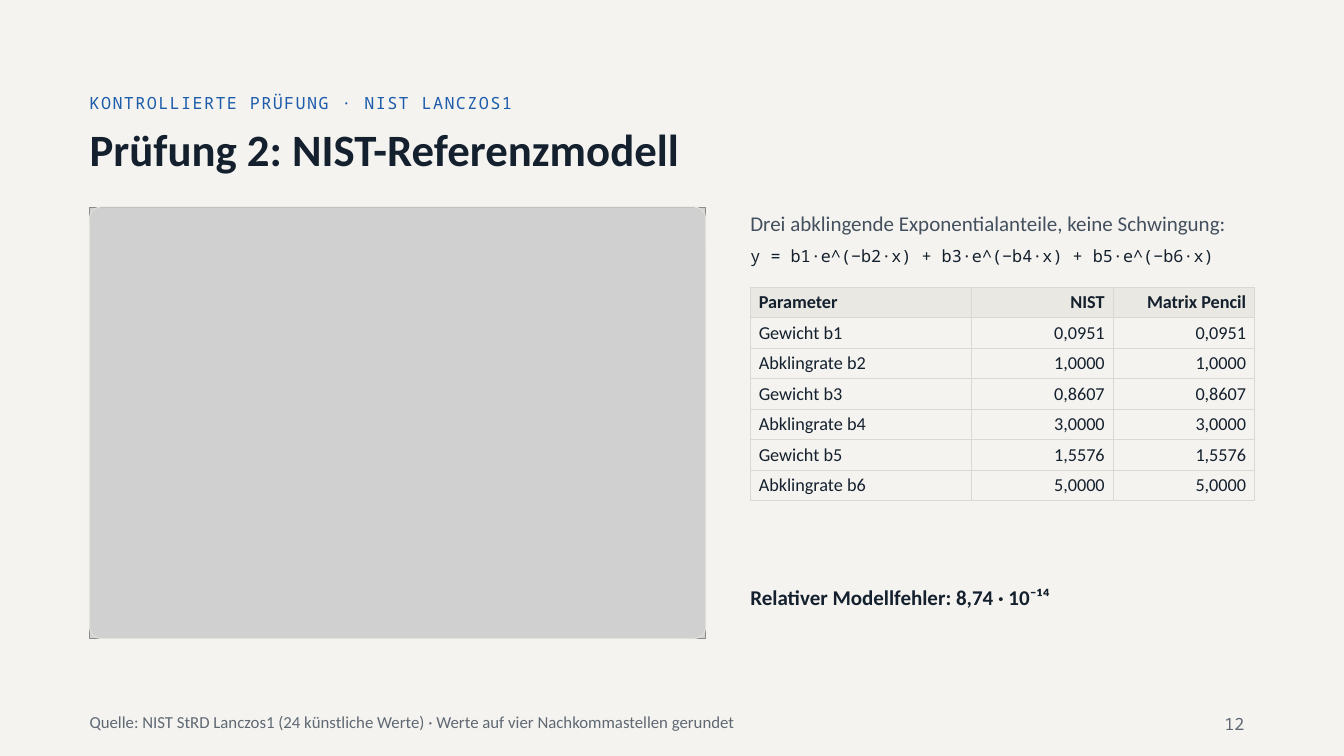
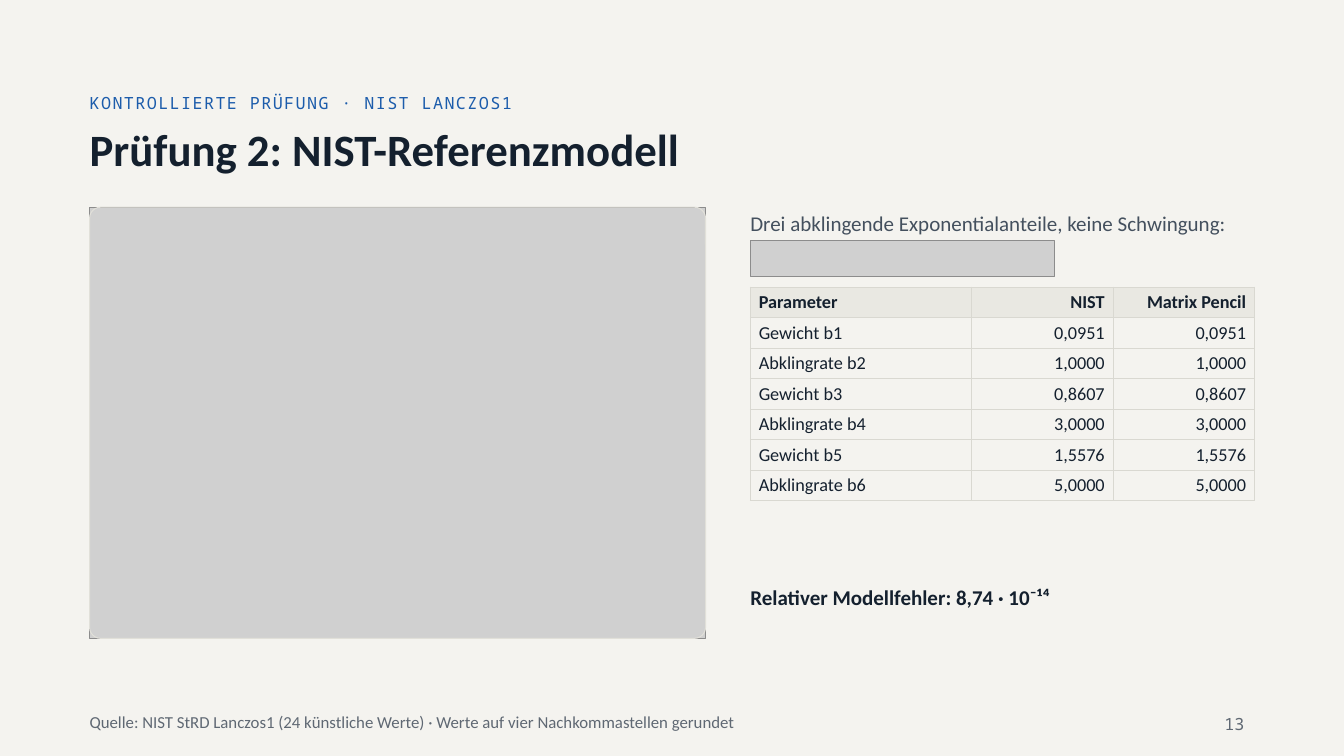
Before and after one commit to relaytoroot/prony_matrix_pencil_filter, a slide deck: slide 13 of docs/praesentation/Ergebnisse_Matrix_Pencil_Arbeitsfassung.pptx (slide 12 before the commit). Drawn at 1344x756 pixels with LibreOffice and Linux fonts; fonts in the diff are those of the drawing; grey boxes stand for pictures. Boxes give left, top, right and bottom in pixels: in the first picture for what was removed or moved away, otherwise in the second. Text is boxed around its words. In the diff, an @@ line names an element or a change of style, - is before the commit and + after.

```diff
--- a/docs/praesentation/Ergebnisse_Matrix_Pencil_Arbeitsfassung.pptx
+++ b/docs/praesentation/Ergebnisse_Matrix_Pencil_Arbeitsfassung.pptx
@@ text removed at <box>750,249,1214,266</box> @@
-y = b1·e^(−b2·x) + b3·e^(−b4·x) + b5·e^(−b6·x)
@@ picture added at <box>750,241,1055,276</box> @@
@@ page number at <box>1224,718,1244,730</box>: text changed @@
-12
+13
```
Also in this commit, not shown: 7 other slides changed, 2 slides added.
